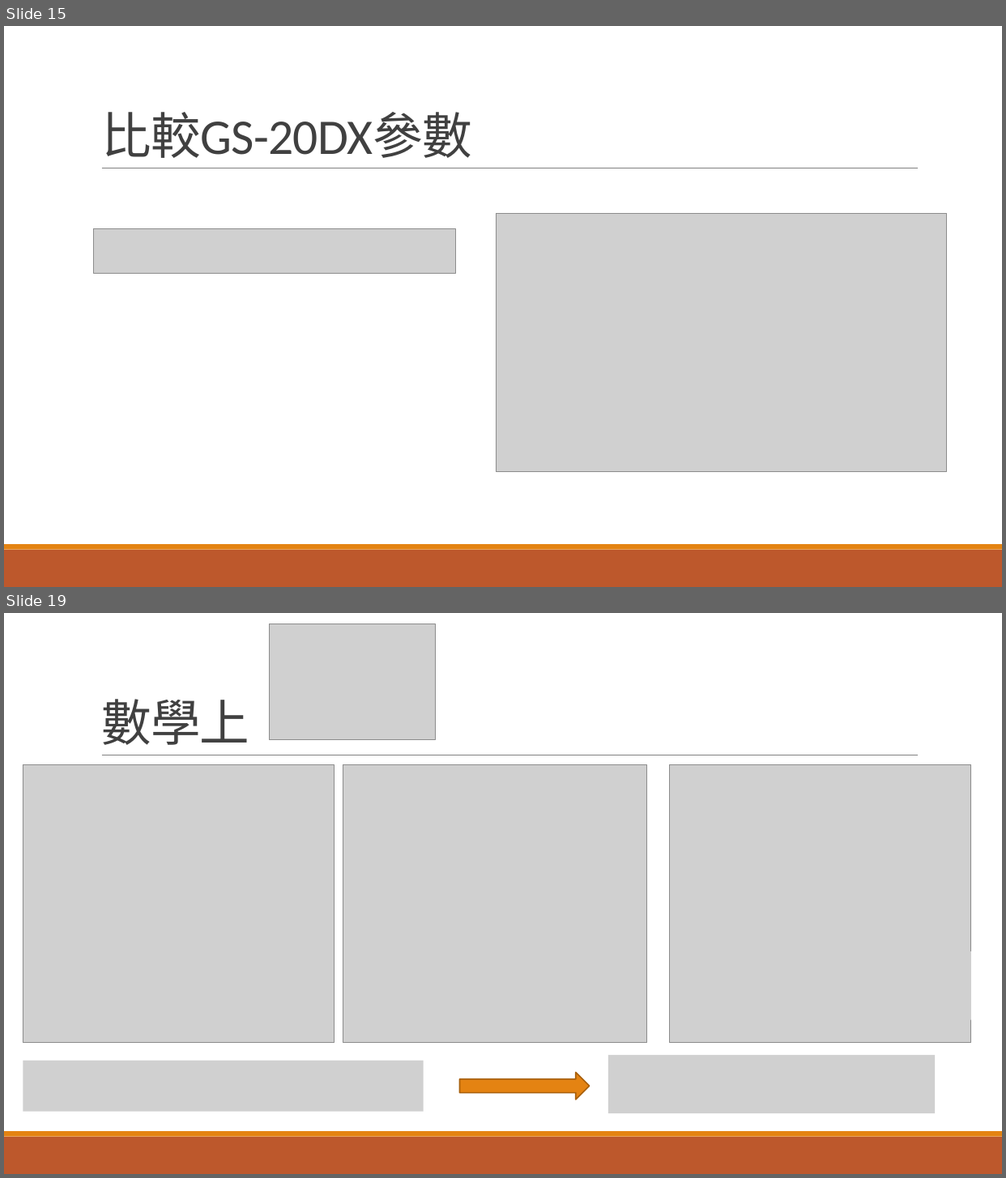
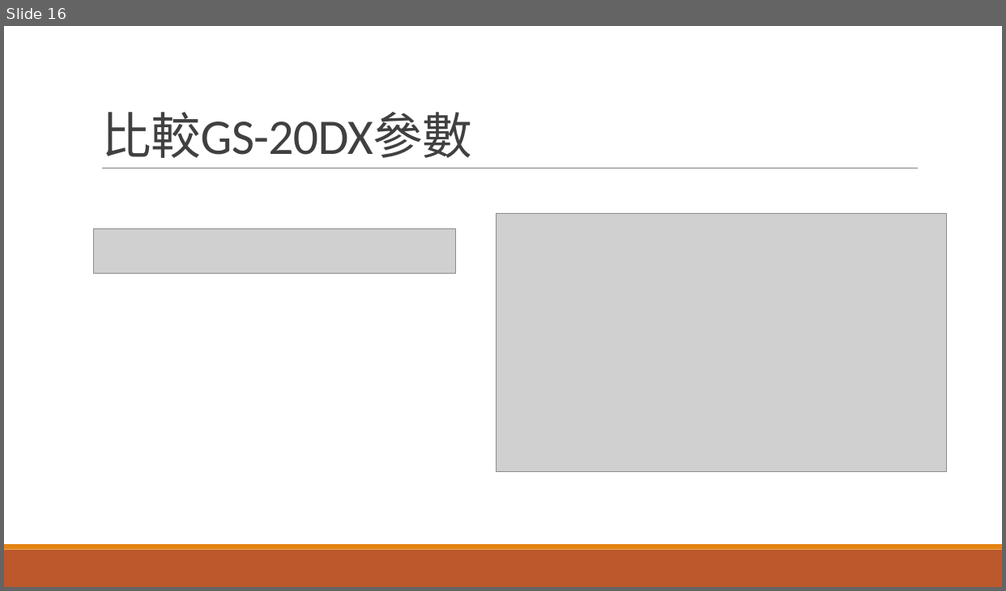
Before and after one commit to r889165/BackUpThesis, a slide deck: Geophone_Calibration/地聲儀求參數.pptx. Shown one above the other, each under a label of ours: slides 15 and 19 before the commit, slide 16 after it; the slides between them are not shown. The pictures are 1006x1178 and 1006x591 pixels, drawn with LibreOffice and Linux fonts; fonts in the diff are those of the drawing; grey boxes stand for pictures. Boxes give left, top, right and bottom in pixels: in the first picture for what was removed or moved away, otherwise in the second. Text is boxed around its words. In the diff, an @@ line names an element or a change of style, - is before the commit and + after.

```diff
--- a/Geophone_Calibration/地聲儀求參數.pptx
+++ b/Geophone_Calibration/地聲儀求參數.pptx
@@ slide 19 removed at [4, 613, 1002, 1174], background #FFFFFF; not listed: 3 template elements that a slide beside it also shows @@
@@ picture removed at [269, 624, 435, 739] @@
@@ title removed at [101, 699, 249, 745] @@
-數學上
@@ group removed at [23, 765, 972, 1043]: 7 pictures @@
@@ picture removed at [23, 1061, 424, 1112] @@
@@ right arrow removed at [460, 1072, 590, 1100] @@
@@ picture removed at [608, 1055, 935, 1114] @@
@@ what was slide 15 is now slide 16 @@
```
Also in this commit, not shown: 1 slide changed, 1 slide added, 14 other slides removed, 49 other files.
